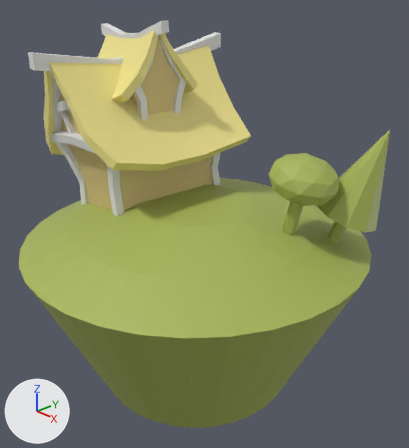
The Blender file 19-knife-tool.blend as it was, and as the next commit left it.
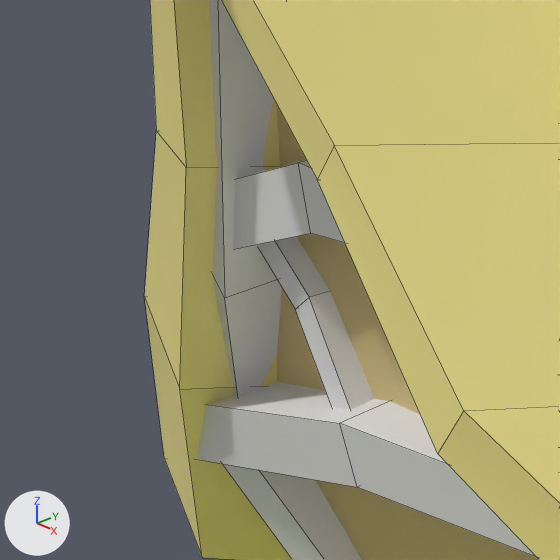
Old and new are each drawn whole from a 50 mm camera at (6.7, -6.09, 4.31) aimed at (0.15, 0.07, 0.3) and again close up on the part from 6% to 24% of the width and 18% to 35% of the height. Arrows for +X, +Y and +Z are at lower left; the lights stay in place. The close-ups show mesh edges as thin lines.
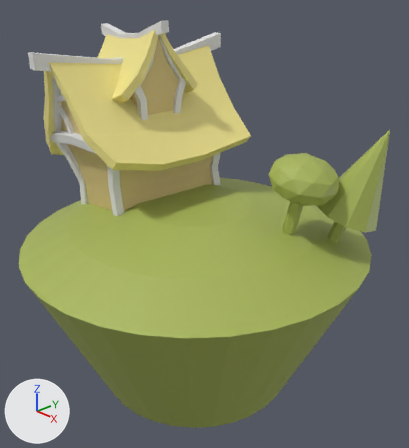
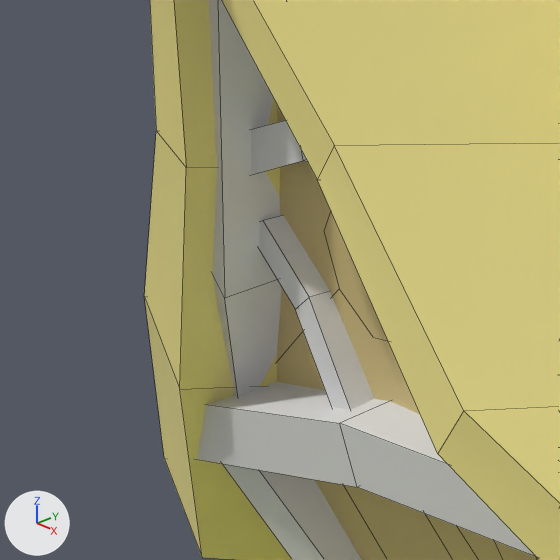
The change in detail:
me_cube is used by ob_house; location (-1.209, 0.0, 0.389); rotation (0.0, -0.0966, -0.0756), in degrees (0, -5.5, -4.3); scale (0.775, 0.775, 0.694).
me_cube had 36 vertices, 35 faces and spanned x -1.09..1.2, y -1.91..1.91, z -0.08..3.78.
me_cube now has 78 vertices, 60 faces and spans x -1.09..1.2, y -1.91..1.91, z -0.08..3.78.
me_cube part 1: 27 vertices added at x -0.7..0.87, y -1.78..-1.33, z -0.05..2.79.
me_cube_008 has 12 vertices, 10 faces and spans x -12.3..11.4, y -1.0..1.0, z -3.0..0.1.
me_cube_008 is used by ob_cube_004; location (-1.452, -1.385, 2.404); rotation (0.0901, 0.0, 0.0), in degrees (5.2, 0, 0); scale (0.0358, 0.0856, 0.0856).
me_cube_008 part 2: the whole mesh is scaled about the mesh origin by (0.0286, 0.056, 0.0586).
Object 'Cube.004' (ob_cube_004) is rescaled from (0.0358, 0.0856, 0.0856) to (1.0, 1.0, 1.0).

Pixel boxes (x1, y1, x2, y2) of what changed, in the close-ups (560 x 560 px):
'Cube.004', rescaled
    before: (234, 160, 345, 249)
    after: (250, 120, 308, 175)
part 1 of me_cube, added (yellow)
    after: (276, 103, 539, 560)
